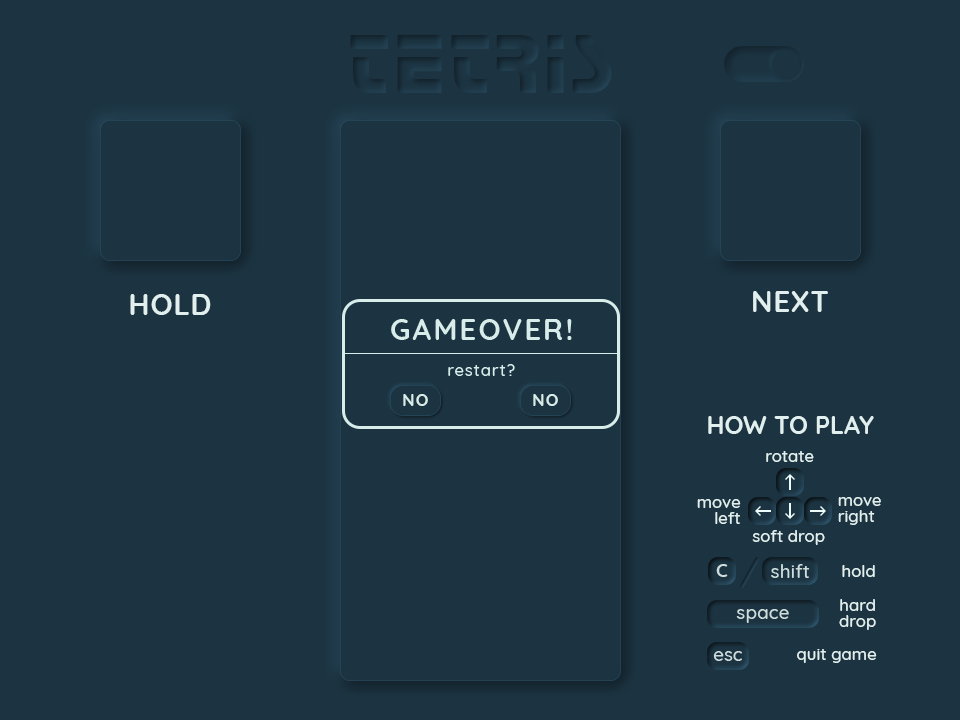
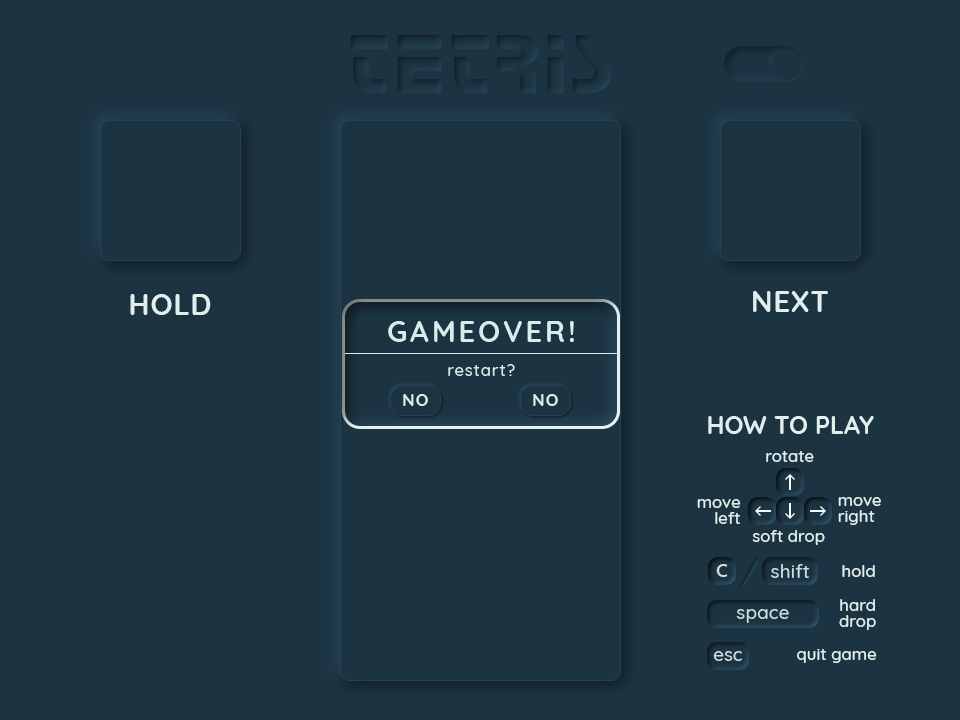
Comparing the layer stacks of the two 960x720 images. Changes:
painted on "gameover_dark" (1st of 2) over [342, 299, 620, 429]
